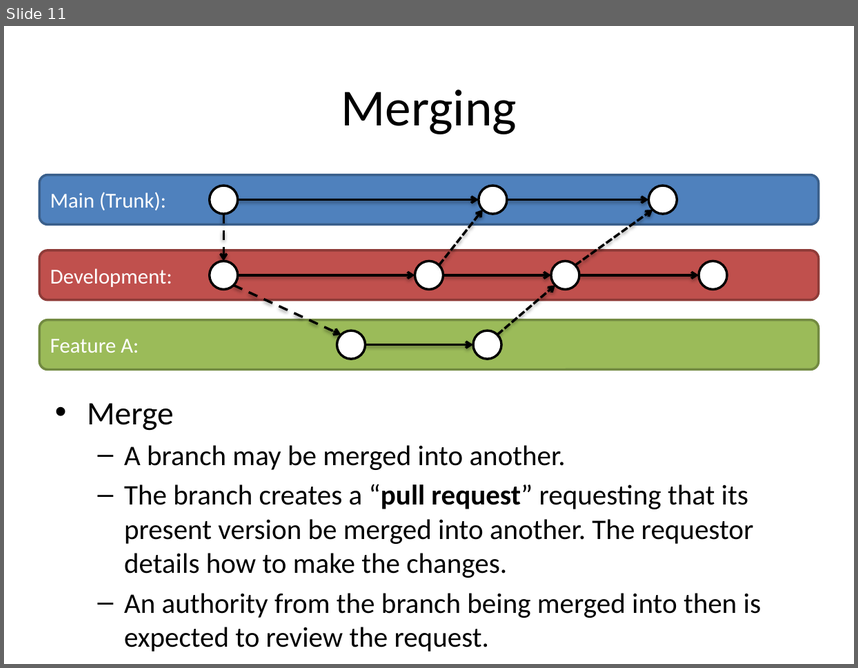
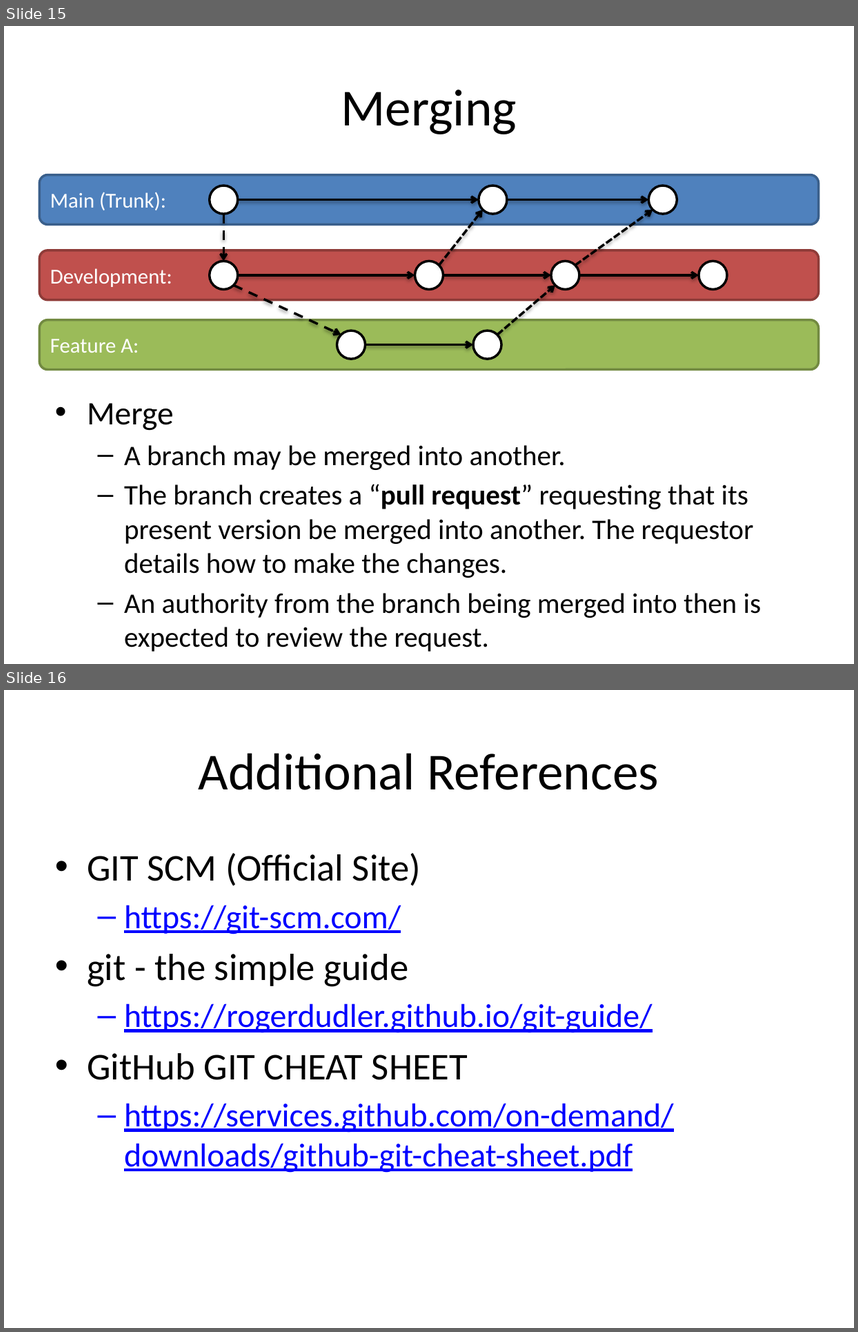
Before and after one commit to c3h899/GIT_Presentatation, a slide deck: Version Control & GIT.pptx. Shown one above the other, each under a label of ours: slide 11 before the commit, slides 15 and 16 after it. The pictures are 858x668 and 858x1332 pixels, drawn with LibreOffice and Linux fonts; fonts in the diff are those of the drawing. Boxes give left, top, right and bottom in pixels: in the first picture for what was removed or moved away, otherwise in the second. Text is boxed around its words. In the diff, an @@ line names an element or a change of style, - is before the commit and + after.

```diff
--- a/Version Control & GIT.pptx
+++ b/Version Control & GIT.pptx
@@ slide 16 added at <box>4,690,854,1328</box>, background #FFFFFF @@
@@ title added at <box>199,753,659,790</box>, 44 pt, text #000000 @@
+Additional References
@@ text added at <box>87,853,674,1172</box>, 28 pt, text #0000FF, underline @@
+• GIT SCM (Official Site)
+  – https://git-scm.com/
+• git - the simple guide
+  – https://rogerdudler.github.io/git-guide/
+• GitHub GIT CHEAT SHEET
+  – https://services.github.com/on-demand/downloads/github-git-cheat-sheet.pdf
@@ what was slide 11 is now slide 15 @@
```
Also in this commit, not shown: 3 slides changed, 5 other slides added.
